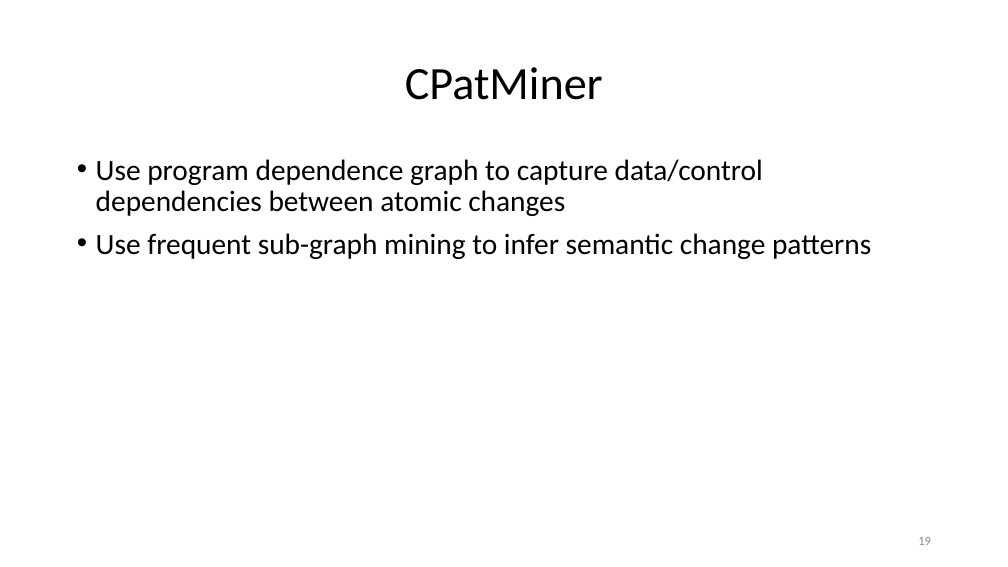
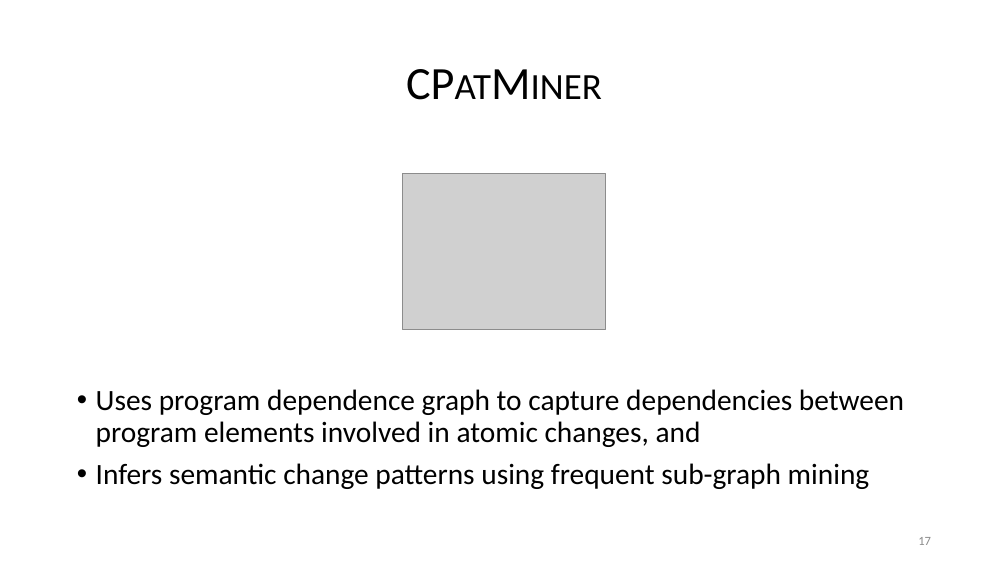
Before and after one commit to nguyenhoan/CPatMiner, a slide deck: slide 17 of CPatMiner_2.pptx (slide 19 before the commit). Drawn at 1008x567 pixels with LibreOffice and Linux fonts; fonts in the diff are those of the drawing; grey boxes stand for pictures. Boxes give left, top, right and bottom in pixels: in the first picture for what was removed or moved away, otherwise in the second. Text is boxed around its words. In the diff, an @@ line names an element or a change of style, - is before the commit and + after.

Commit message:
update

```diff
--- a/CPatMiner_2.pptx
+++ b/CPatMiner_2.pptx
@@ title "CPatMiner" at (70, 30, 939, 140): small capitals on @@
@@ picture added at (402, 174, 606, 330) @@
@@ text at (96, 389, 904, 489): text changed @@
-• Use program dependence graph to capture data/control dependencies between atomic changes
-• Use frequent sub-graph mining to infer semantic change patterns
+• Uses program dependence graph to capture dependencies between program elements involved in atomic changes, and
+• Infers semantic change patterns using frequent sub-graph mining
@@ page number at (918, 537, 931, 545): text changed @@
-19
+17
```
Also in this commit, not shown: 5 other slides changed, 2 slides removed.
